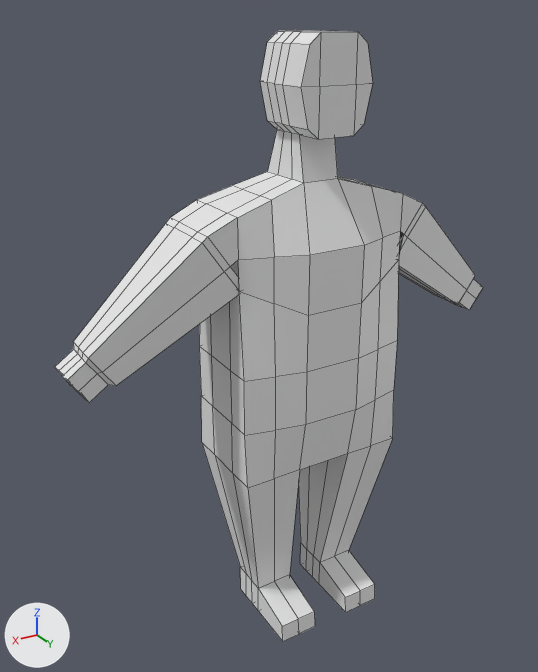
A saved change to the FBX model Assets/Models/human.fbx.
Both versions are drawn from a 50 mm lens placed at (1.614, 2.441, 2.571), pointed at (0.111, -0.065, 1.318). Arrows for +X, +Y and +Z are at lower left; the lights stay in place. Mesh edges are drawn as thin lines. Where no turn or scale is listed for an object, it has been applied to the vertices. Vertices at the same position are counted once.
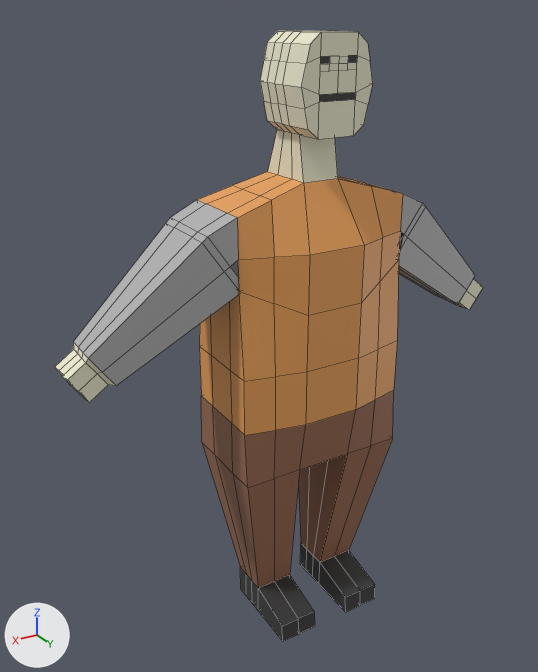
Edits to the bpy script that builds the scene:
```text
Add mat_humanskin:
    mat_humanskin = principled_material('HumanSkin')
    mat_humanskin.base_color = (0.846, 0.819, 0.626)  # white #edeacf
Add mat_vest:
    mat_vest = principled_material('Vest')
    mat_vest.base_color = (0.8, 0.352, 0.0993)  # orange #e7a059
Add mat_sleeves:
    mat_sleeves = principled_material('Sleeves')
    mat_sleeves.base_color = (0.448, 0.448, 0.448)  # grey #b3b3b3
Add mat_shoes:
    mat_shoes = principled_material('Shoes')
    mat_shoes.base_color = (0.04, 0.04, 0.04)  # black #383838
Add mat_pants:
    mat_pants = principled_material('Pants')
    mat_pants.base_color = (0.314, 0.144, 0.0802)  # brown #986a50
Change me_cube:
    used by ob_cube; location = (0.0, 0.0, 0.0)
    remove me_cube.from_pydata(...)  # 318 vertices, 316 faces; spans x -1.01..1.02, y -0.25..0.3, z 0.0..2.52
    add me_cube.from_pydata(...)  # 360 vertices, 353 faces; spans x -1.01..1.02, y -0.25..0.3, z 0.0..2.52
    me_cube part 1
    2 vertices are removed from x -0.08..0.08, y 0.22, z 2.35
    28 faces are deleted
    24 vertices are added at x -0.08..0.08, y -0.06..0.22, z 2.26..2.44
    10 new vertices lie (0.02, 0.0, 0.07) away from vertices in x -0.15..0.12, y -0.06..0.22, z 2.21..2.35
    10 new vertices lie (-0.02, 0.0, 0.07) away from vertices in x -0.12..0.15, y -0.06..0.22, z 2.21..2.35
    62 new faces join them, mat_humanskin (white #edeacf)
    3 new faces join them, mat_shoes (black #383838)
    me_cube part 2: 39 faces spanning x -0.38..0.38, y -0.25..0.25, z 0.14..1.04 switch from mat_material (white #e7e7e7) to mat_pants (brown #986a50)
    me_cube part 3: 60 faces spanning x -0.93..0.94, y -0.16..0.16, z 1.32..1.92 switch from mat_material (white #e7e7e7) to mat_sleeves (grey #b2b2b2)
    me_cube part 4: 64 faces spanning x -0.38..0.38, y -0.25..0.25, z 1.04..2.0 switch from mat_material (white #e7e7e7) to mat_vest (orange #e7a059)
    me_cube part 5: 44 faces spanning x -0.26..0.26, y -0.08..0.3, z 0.0..0.14 switch from mat_material (white #e7e7e7) to mat_shoes (black #383838)
    me_cube part 6: 81 faces spanning x -1.01..1.02, y -0.13..0.22, z 1.27..2.52 switch from mat_material (white #e7e7e7) to mat_humanskin (white #edeacf)
```

Where the change shows, as pixel boxes (x1, y1, x2, y2) in the pictures (538 x 672 px):
part 1 of me_cube, built on: (260, 32, 373, 139) in both
part 2 of me_cube, recoloured (grey to brown): (201, 390, 394, 588) in both
part 3 of me_cube, recoloured (white to grey): (73, 194, 475, 385) in both
part 4 of me_cube, recoloured (grey to brown): (197, 172, 403, 435) in both
part 5 of me_cube, recoloured (grey to black): (240, 544, 375, 641) in both
part 6 of me_cube, recoloured: (55, 30, 483, 403) in both
